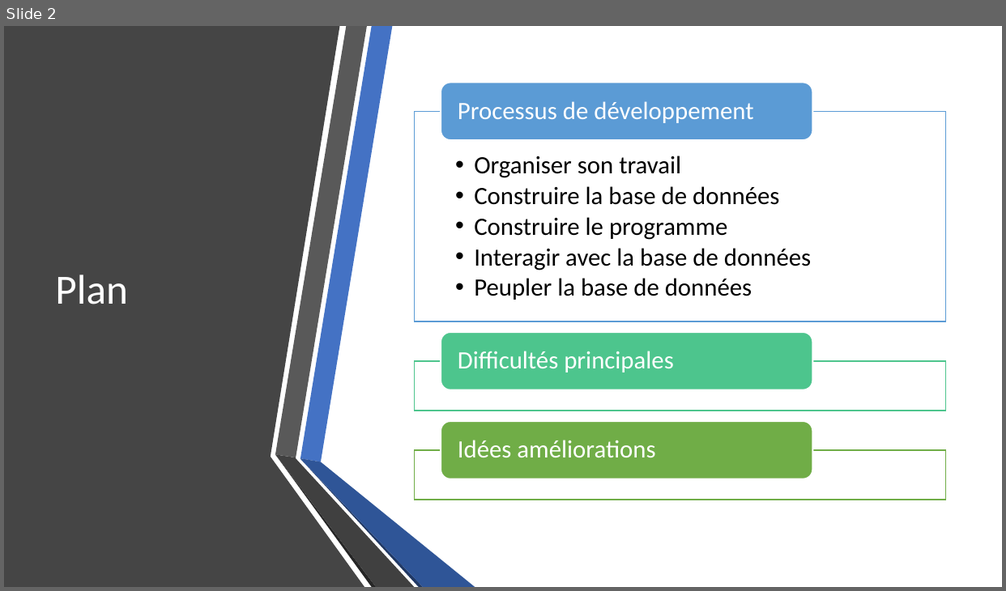
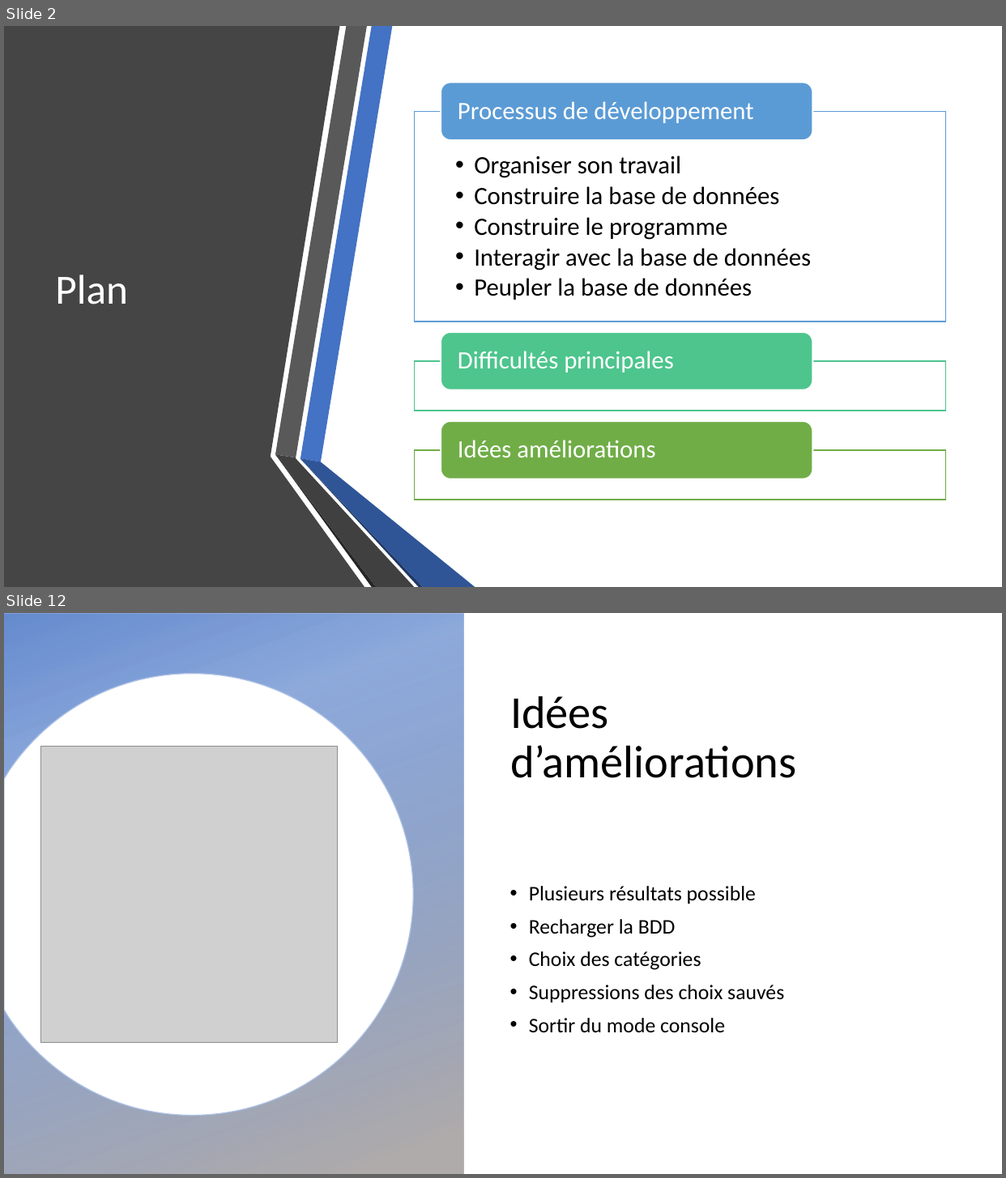
Before and after one commit to Baptiste68/P5, a slide deck: Projet5.pptx. Shown one above the other, each under a label of ours: slide 2 before the commit, slides 2 and 12 after it; the slides between them are not shown. The pictures are 1006x591 and 1006x1178 pixels, drawn with LibreOffice and Linux fonts; fonts in the diff are those of the drawing; grey boxes stand for pictures; background and template pictures are left out. Boxes give left, top, right and bottom in pixels: in the first picture for what was removed or moved away, otherwise in the second. Text is boxed around its words. In the diff, an @@ line names an element or a change of style, - is before the commit and + after.

```diff
--- a/Projet5.pptx
+++ b/Projet5.pptx
@@ slide 12 added at <box>4,613,1002,1174</box>, background picture (left out) @@
@@ rectangle added at <box>4,613,463,1174</box>, fill gradient #4472C4 to #AFABAB @@
@@ freeform shape added at <box>4,674,414,1116</box>, fill #FFFFFF, outline #C5C3C3 1 pt @@
@@ title added at <box>510,696,796,778</box>, 44 pt, text #000000 @@
+Idées d’améliorations
@@ picture added at <box>40,747,337,1043</box> @@
@@ text added at <box>529,886,784,1033</box>, 20 pt, text #000000 @@
+• Plusieurs résultats possible
+• Recharger la BDD
+• Choix des catégories
+• Suppressions des choix sauvés
+• Sortir du mode console
```
Also in this commit, not shown: 6 slides changed, 3 other slides added.
